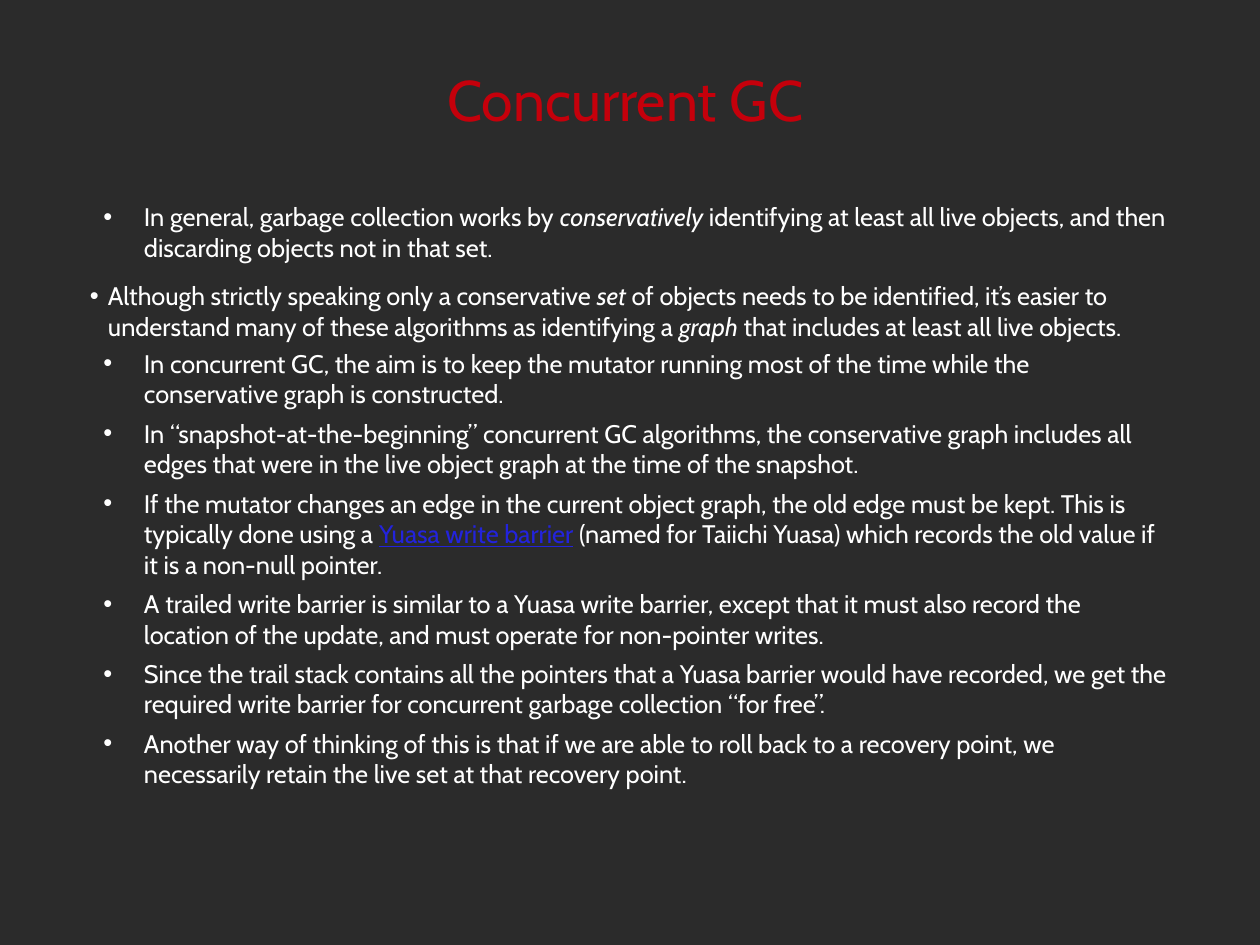
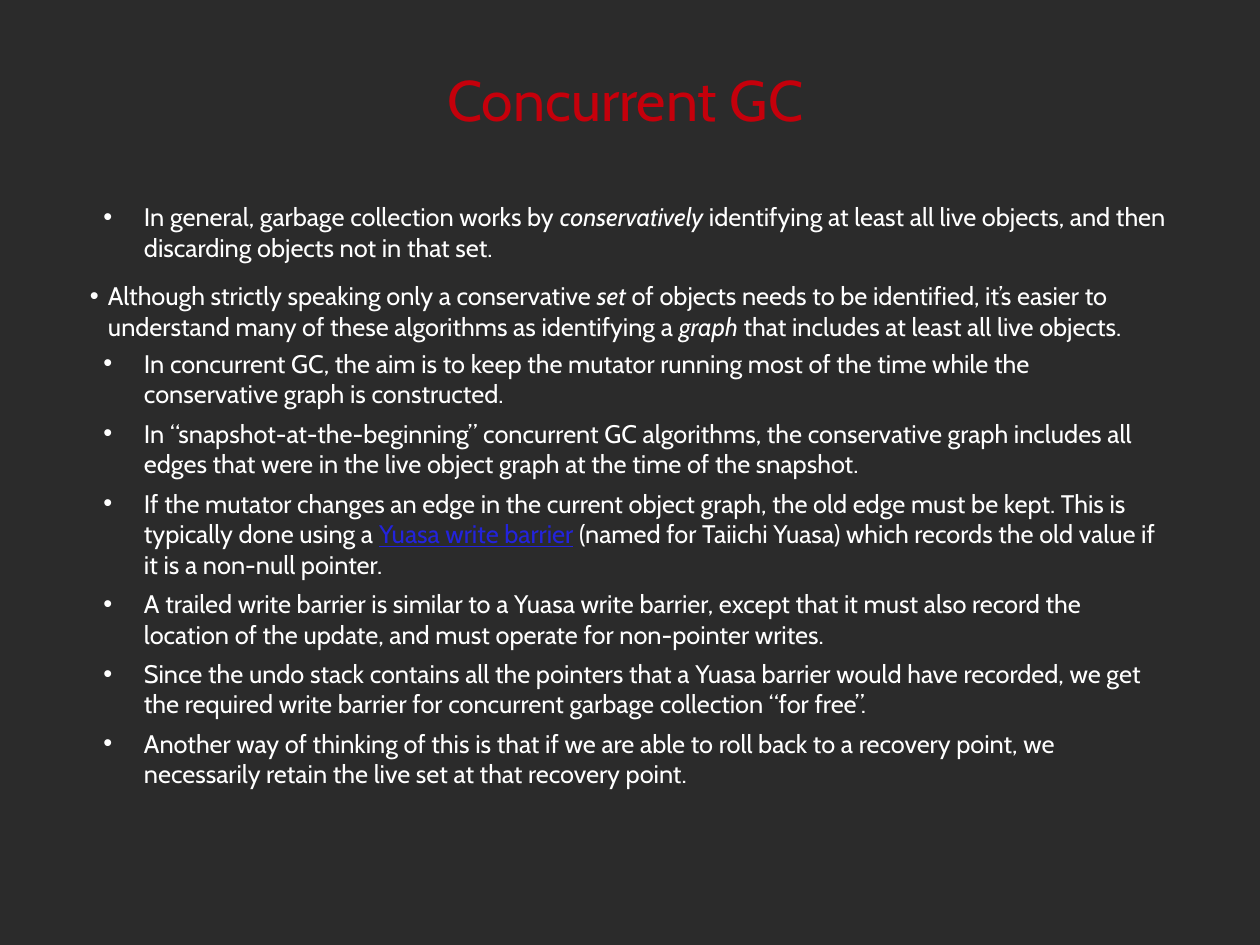
Before and after one commit to noether-lang/noether, a slide deck: slide 26 of doc/presentations/StrangeLoop2014/handling.odp. Drawn at 1260x945 pixels with LibreOffice and Linux fonts; fonts in the diff are those of the drawing; background and template pictures are left out; a plain dark background stands for a picture behind light text. Boxes give left, top, right and bottom in pixels: in the first picture for what was removed or moved away, otherwise in the second. Text is boxed around its words. In the diff, an @@ line names an element or a change of style, - is before the commit and + after.

```diff
--- a/doc/presentations/StrangeLoop2014/handling.odp
+++ b/doc/presentations/StrangeLoop2014/handling.odp
@@ text at <box>144,664,1140,719</box>: text changed @@
-• Since the trail stack contains all the pointers that a Yuasa barrier would have recorded, we get the required write barrier for concurrent garbage collection “for free”.
+• Since the undo stack contains all the pointers that a Yuasa barrier would have recorded, we get the required write barrier for concurrent garbage collection “for free”.
```
Also in this commit, not shown: 5 other slides changed, 3 other files.
